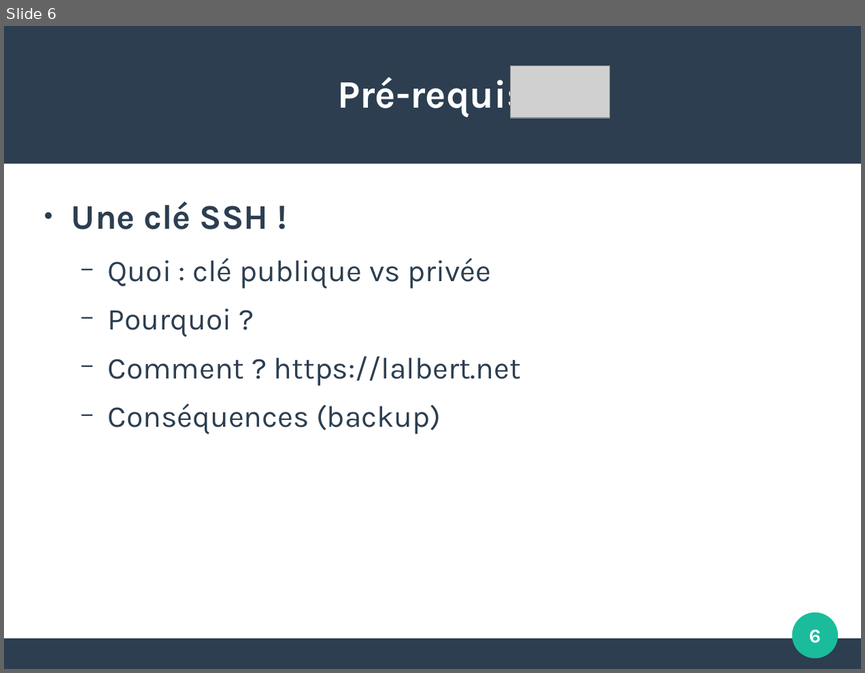
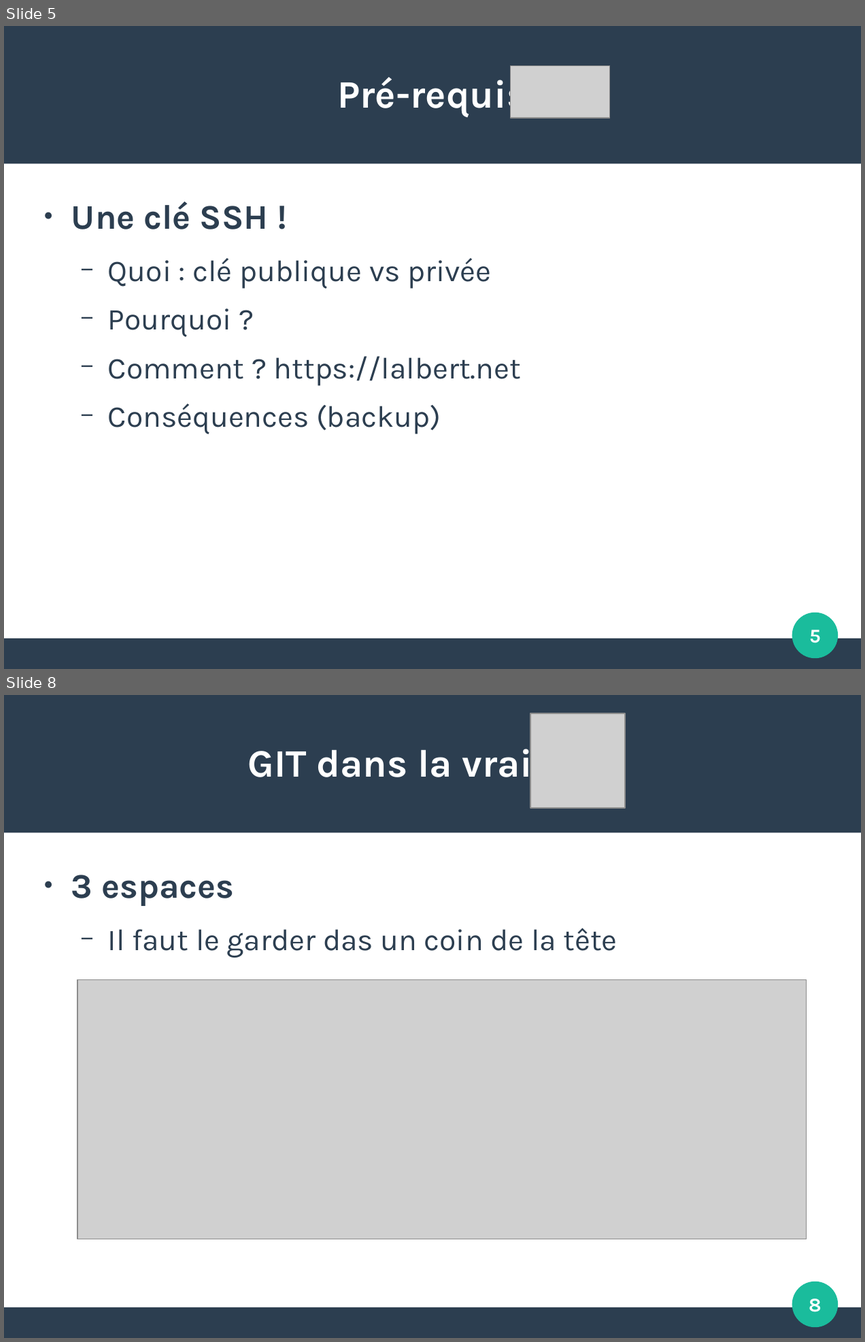
Before and after one commit to FAbOnGitHub/IntroductionGitLab, a slide deck: 20181008_initiation_GitLab_FM.odp. Shown one above the other, each under a label of ours: slide 6 before the commit, slides 5 and 8 after it; the slides between them are not shown. The pictures are 865x673 and 865x1342 pixels, drawn with LibreOffice and Linux fonts; fonts in the diff are those of the drawing; grey boxes stand for pictures; background and template pictures are left out. Boxes give left, top, right and bottom in pixels: in the first picture for what was removed or moved away, otherwise in the second. Text is boxed around its words. In the diff, an @@ line names an element or a change of style, - is before the commit and + after.

```diff
--- a/20181008_initiation_GitLab_FM.odp
+++ b/20181008_initiation_GitLab_FM.odp
@@ slide 8 added at (4,695,861,1338), background #FFFFFF; not listed: 3 template elements that a slide beside it also shows @@
@@ picture added at (530,713,626,809) @@
@@ title added at (248,742,553,786), 36 pt, text #FFFFFF, bold @@
+GIT dans la vraie vie
@@ text added at (71,875,617,957), 28 pt, text #2C3E50 @@
+● 3 espaces
+  − Il faut le garder das un coin de la tête
@@ picture added at (77,979,806,1238) @@
@@ page number added at (808,1298,821,1312), 18 pt, text #FFFFFF, bold @@
+8
@@ what was slide 6 is now slide 5 @@
@@ page number at (809,629,821,643): text changed @@
-6
+5
```
Also in this commit, not shown: 3 slides changed, 1 other slide added, 1 slide removed.
